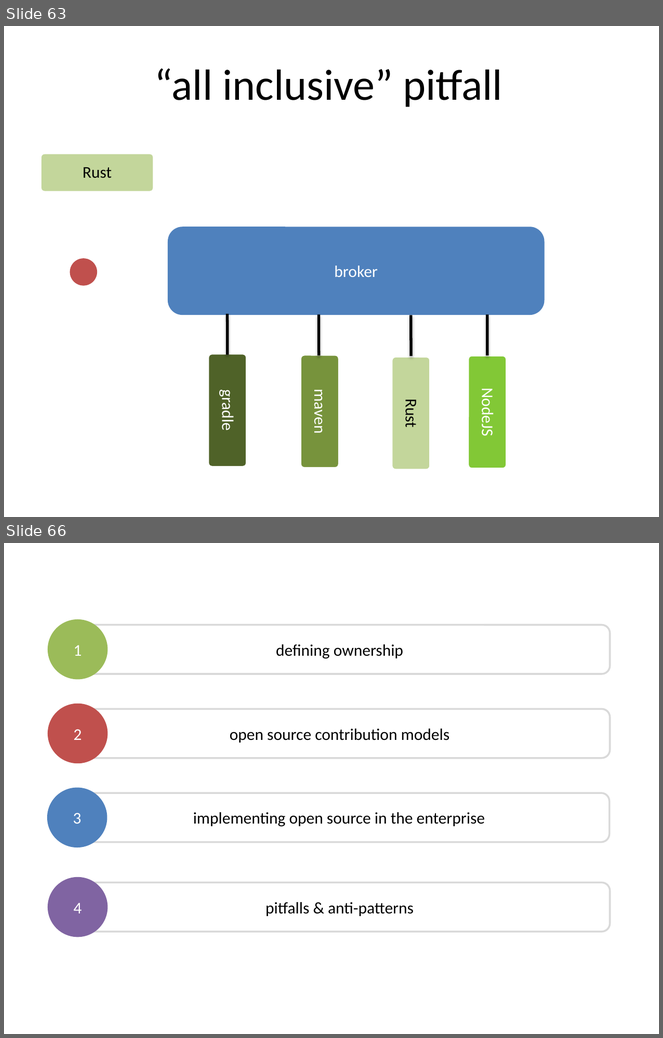
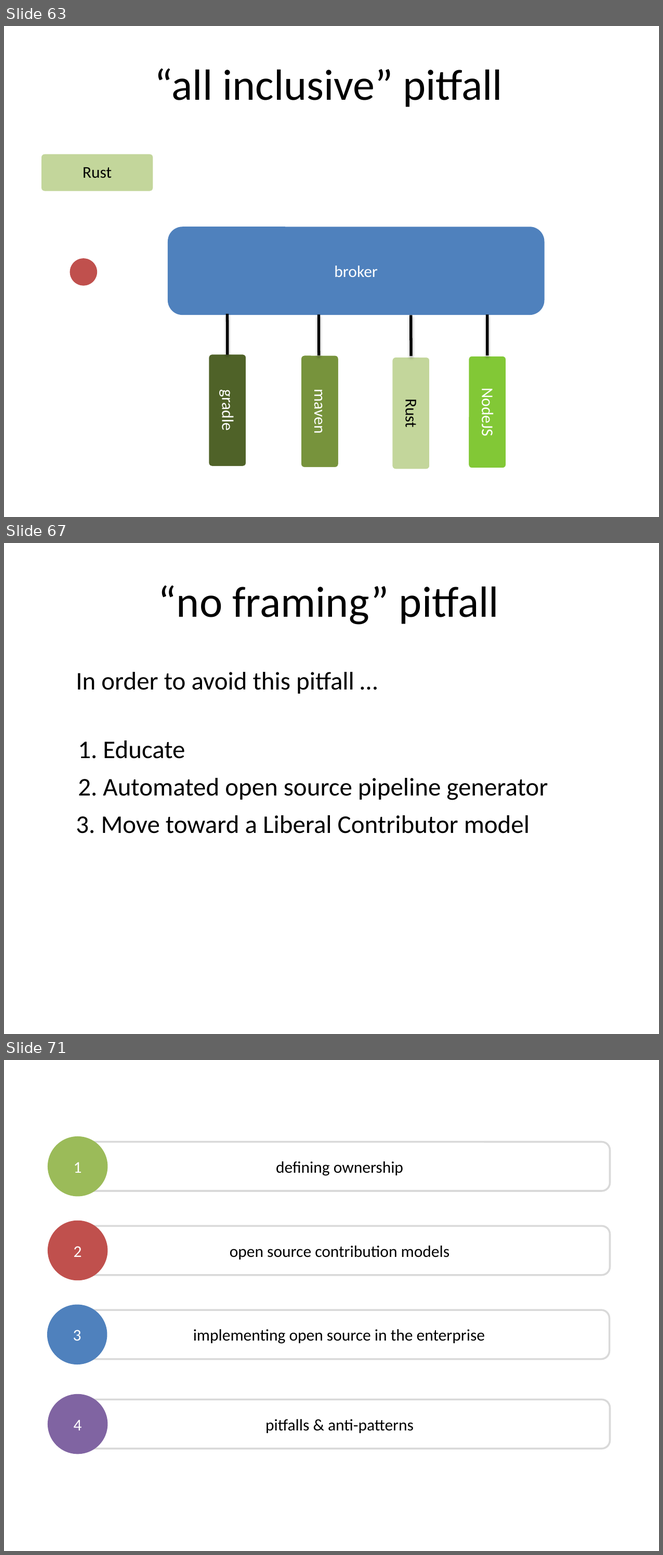
Before and after one commit to dsietz/open-source-model, a slide deck: Adopting the Open Source Model.pptx. Shown one above the other, each under a label of ours: slides 63 and 66 before the commit, slides 63, 67 and 71 after it; the slides between them are not shown. The pictures are 663x1038 and 663x1555 pixels, drawn with LibreOffice and Linux fonts; fonts in the diff are those of the drawing. Boxes give left, top, right and bottom in pixels: in the first picture for what was removed or moved away, otherwise in the second. Text is boxed around its words. In the diff, an @@ line names an element or a change of style, - is before the commit and + after.

```diff
--- a/Adopting the Open Source Model.pptx
+++ b/Adopting the Open Source Model.pptx
@@ slide 67 added at (x1=4, y1=543, x2=659, y2=1034), background #FFFFFF @@
@@ text added at (x1=158, y1=585, x2=499, y2=625), 48 pt, text #000000 @@
+“no framing” pitfall
@@ text added at (x1=76, y1=672, x2=354, y2=694), 28 pt, text #000000 @@
+In order to avoid this pitfall …
@@ text added at (x1=78, y1=741, x2=185, y2=759), 28 pt, text #000000 @@
+1. Educate
@@ text added at (x1=78, y1=778, x2=548, y2=800), 28 pt, text #000000 @@
+2. Automated open source pipeline generator
@@ text added at (x1=76, y1=815, x2=530, y2=834), 28 pt, text #000000 @@
+3. Move toward a Liberal Contributor model
@@ what was slide 66 is now slide 71 @@
```
Also in this commit, not shown: 4 slides changed, 5 other slides added, 58 slides removed.
